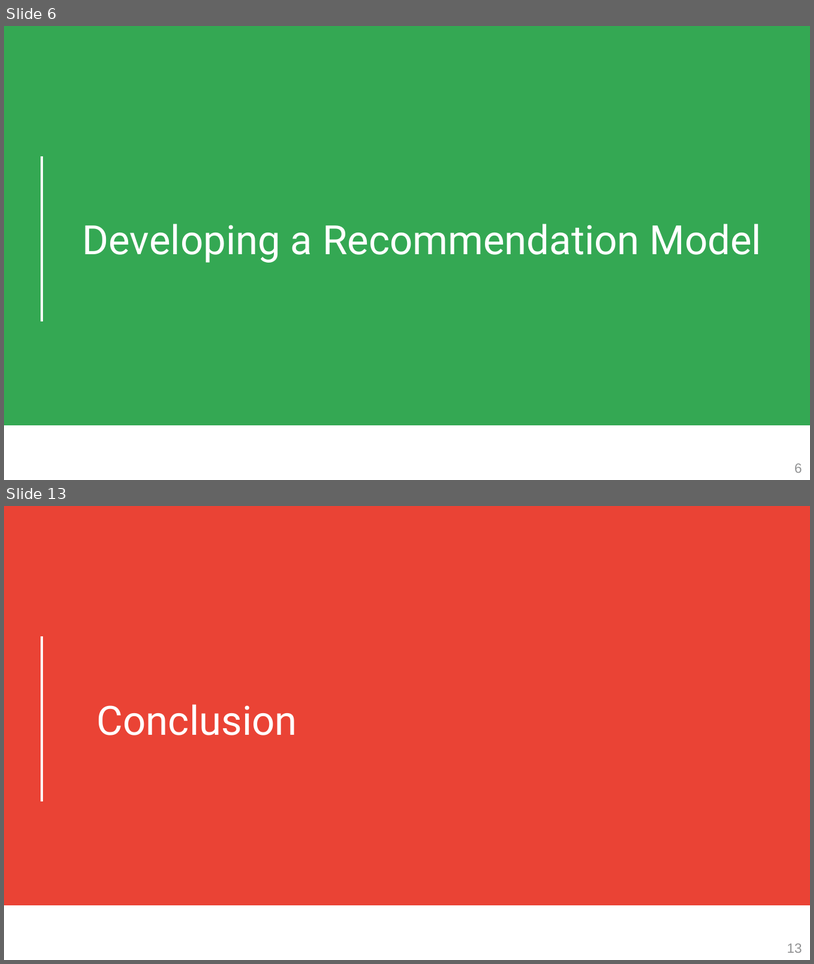
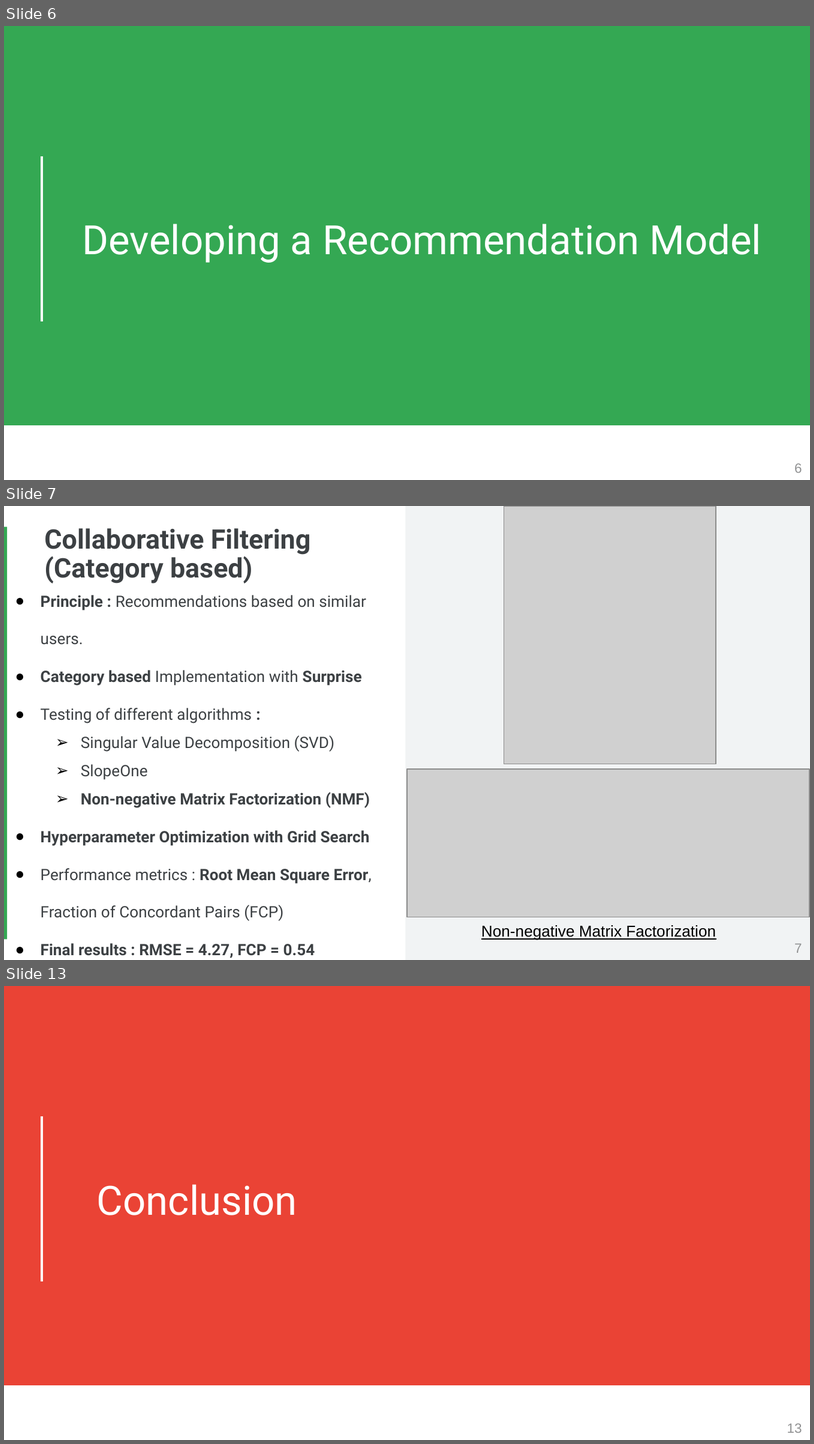
Before and after one commit to octave-ati/Designing-a-Recommendation-Model, a slide deck: P9_03_Presentation.pptx. Shown one above the other, each under a label of ours: slides 6 and 13 before the commit, slides 6, 7 and 13 after it; the slides between them are not shown. The pictures are 814x964 and 814x1444 pixels, drawn with LibreOffice and Linux fonts; fonts in the diff are those of the drawing; grey boxes stand for pictures. Boxes give left, top, right and bottom in pixels: in the first picture for what was removed or moved away, otherwise in the second. Text is boxed around its words. In the diff, an @@ line names an element or a change of style, - is before the commit and + after.

```diff
--- a/P9_03_Presentation.pptx
+++ b/P9_03_Presentation.pptx
@@ slide 7 added at box(4, 506, 810, 960), background #FFFFFF @@
@@ rectangle added at box(405, 506, 810, 959), fill #F1F3F4 @@
@@ picture added at box(504, 506, 716, 764) @@
@@ rectangle added at box(4, 527, 7, 939), fill #34A853 @@
@@ title added at box(44, 528, 311, 583), 24 pt, text #3C4043, bold @@
+Collaborative Filtering (Category based)
@@ text added at box(41, 595, 372, 958), 14 pt, text #3C4043 @@
+● Principle : Recommendations based on similar users.
+● Category based Implementation with Surprise
+● Testing of different algorithms :
+  ➢ Singular Value Decomposition (SVD)
+  ➢ SlopeOne
+  ➢ Non-negative Matrix Factorization (NMF)
+● Hyperparameter Optimization with Grid Search
+● Performance metrics : Root Mean Square Error, Fraction of Concordant Pairs (FCP)
+● Final results : RMSE = 4.27, FCP = 0.54
@@ picture added at box(407, 769, 810, 916) @@
@@ text added at box(482, 925, 716, 940), 14 pt, text #000000, underline @@
+Non-negative Matrix Factorization
@@ page number added at box(795, 943, 802, 952), 12 pt, text #929394 @@
+7
```
Also in this commit, not shown: 3 slides changed, 4 other slides added, 5 slides removed, 2 other files.
